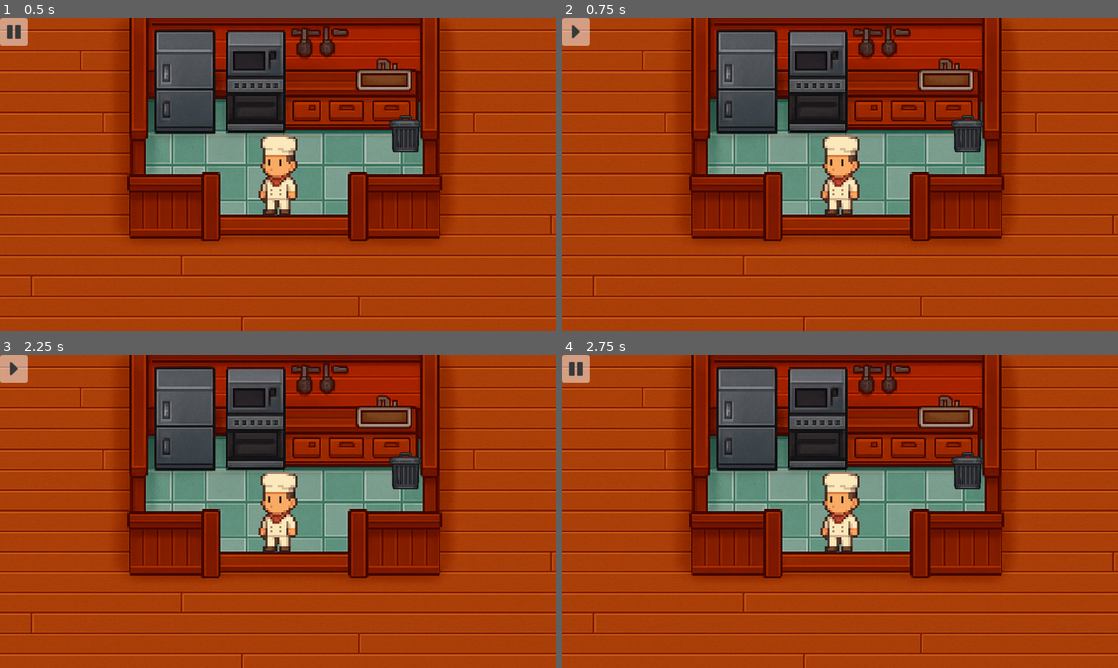
Above: before the commit, frames 1-4 (two rows, left to right).
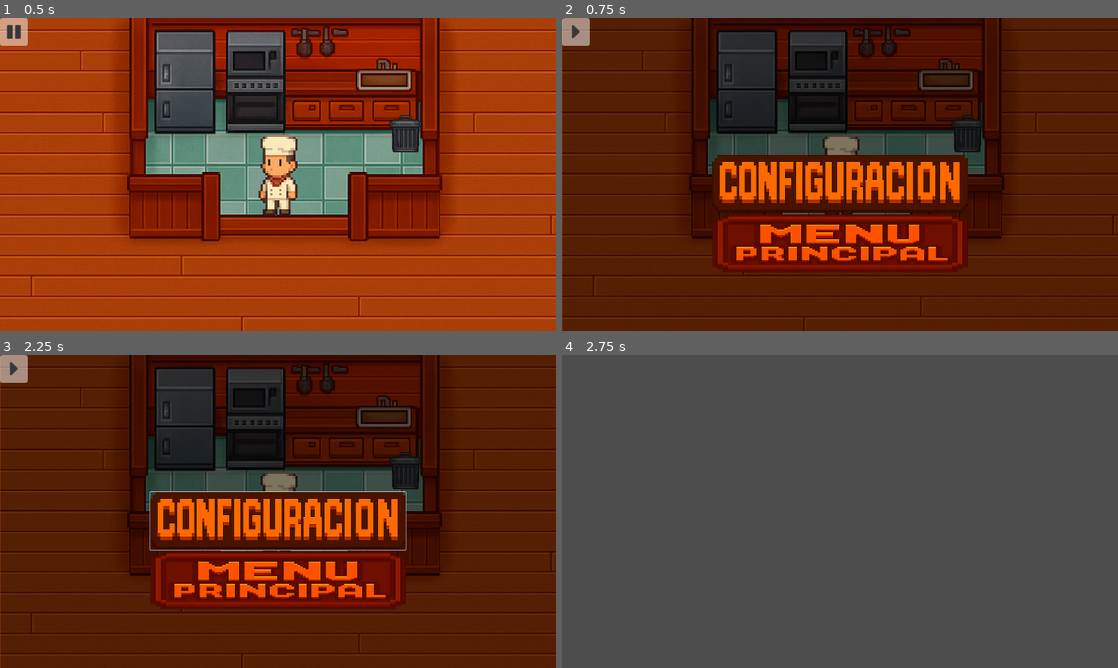
Above: after the commit, the same moments.

Repository: AlanLeo32/Rush---Dine
Game: Godot game, scene res://noche.tscn
Same seed, same stepped clock (60 frames per second), same inputs: the game is played once before the commit and once after it. This scene is started directly instead of the project's main scene.
Inputs (mouse positions are in pixels of both pictures, inside the frame that each line leads up to):
- Up to frame 1 (0.5 s): no input
- Up to frame 2 (0.75 s): click (573, 30) at 0.5 s
- Up to frame 3 (2.25 s): click (11, 367) at 1.27 s; tap Enter (ui_accept) at 2 s; move the mouse to (400, 495) at 2.02 s; hold Right (ui_right) from 2.03 s (still down); click (400, 495) at 2.17 s
- Up to frame 4 (2.75 s): keep holding Right (ui_right); tap Enter (ui_accept) at 2.27 s

Frame 1 is identical in both runs. In frame 2, 96% of the frame differs, in the area x 0-100%, y 0-100%; in frame 3, 96%; in frame 4, 96%.

Commit message:
MenuPausa

Diff:
--- a/rush-n-dine/BotonPausa.gd
+++ b/rush-n-dine/BotonPausa.gd
@@ -1,41 +1,34 @@
 extends CanvasLayer
 
-@onready var boton := $BotonPausa
-
+@onready var boton := $LogicaPausa/BotonPausa
+@onready var boton_config := $MenuPausa/VBoxContainer/Configuracion
+@onready var boton_menu_principal := $MenuPausa/VBoxContainer/MenuPrincipal
+@onready var menu_pausa := $MenuPausa
+@onready var icono :=boton
+@onready var fondo_opaco := $fondoMenu
 var textura_pausa := preload("res://Sprites/BotonPausa.png")
 var textura_play := preload("res://Sprites/BotonDesapausar.png")
 
+
+
 func _ready():
-	# Asegurarse de que la señal no esté ya conectada
-	if boton.pressed.is_connected(_on_texture_button_pressed):
-		boton.pressed.disconnect(_on_texture_button_pressed)  # Desconectar la señal previamente conectada
+	menu_pausa.visible = false  # Asegura que el menú no se vea al inicio
+	# Asignamos la textura inicial
+	boton_config.disabled = false
+	boton_menu_principal.disabled = false
+	# Aseguramos la textura inicial del ícono
+	icono.texture_normal = textura_pausa
+	if not boton.pressed.is_connected(_on_logica_pausa_pressed):
+		boton.pressed.connect(_on_logica_pausa_pressed)
 
-	# Conectar la señal correctamente
-	boton.pressed.connect(_on_texture_button_pressed)
 
-	# Asignamos la textura inicial
-	boton.texture_normal = textura_pausa  # La imagen inicial de "Pausa"
 
-func _on_texture_button_pressed():
-	print("Botón presionado")
-
-	# Alternar el estado de pausa
-	get_tree().paused = not get_tree().paused
-
-	# Cambiar la textura dependiendo del estado de pausa
-	if get_tree().paused:
-		print("Juego pausado")
-		boton.texture_normal = textura_play  # Cambiar a la textura de "Despausar"
-	else:
-		print("Juego despausado")
-		boton.texture_normal = textura_pausa  # Cambiar a la textura de "Pausa"
 
 # Detectar entradas globales (teclado, ratón)
 func _input(event: InputEvent):
-	if get_tree().paused:
+	#if get_tree().paused:
 		# Si el juego está pausado, ignoramos la entrada
-		return
-
+		#return
 	# Si no está pausado, procesamos la entrada normalmente
 	if event is InputEventKey:
 		if event.pressed:
@@ -44,3 +37,37 @@
 	elif event is InputEventMouseButton:
 		if event.pressed:
 			print("Botón de ratón presionado: " + str(event.button_index))
+
+
+func _on_configuracion_pressed() -> void:
+	get_tree().change_scene_to_file("res://pantalla_configuracion.tscn")
+
+
+func _on_menu_principal_pressed() -> void:
+	print("Volver al menú principal")
+	get_tree().paused = false
+	get_tree().change_scene_to_file("res://menu_principal.tscn")
+
+
+
+
+func _on_logica_pausa_pressed() -> void:
+	print("Botón presionado")
+
+	# Alternar pausa
+	get_tree().paused = not get_tree().paused
+
+	if get_tree().paused:
+		print("Juego pausado")
+		icono.texture_normal = textura_play
+		icono.texture_pressed = textura_play
+		icono.texture_hover = textura_play
+		menu_pausa.visible = true
+		fondo_opaco.visible = true
+	else:
+		print("Juego despausado")
+		icono.texture_normal = textura_pausa
+		icono.texture_pressed = textura_pausa
+		icono.texture_hover = textura_pausa
+		menu_pausa.visible = false
+		fondo_opaco.visible = false
--- a/rush-n-dine/noche.tscn
+++ b/rush-n-dine/noche.tscn
@@ -17,6 +17,9 @@
 [ext_resource type="Texture2D" uid="uid://y0qom7iku66k" path="res://Sprites/TachoCerrado.png" id="15_l2i0l"]
 [ext_resource type="Script" uid="uid://b327unn4ut4i2" path="res://BotonPausa.gd" id="16_lvlro"]
 [ext_resource type="Texture2D" uid="uid://cau2iartj02r2" path="res://Sprites/BotonPausa.png" id="17_1ji4q"]
+[ext_resource type="Texture2D" uid="uid://bbeivy4krqftu" path="res://Sprites/SpriteConfiguracion.png" id="18_lvlro"]
+[ext_resource type="Texture2D" uid="uid://dnmxqmk3m7uoh" path="res://Sprites/BotonDesapausar.png" id="18_nhjf1"]
+[ext_resource type="Texture2D" uid="uid://8nhr5ai416u" path="res://Sprites/SpriteMenuPrincipal.png" id="19_1ji4q"]
 
 [sub_resource type="RectangleShape2D" id="RectangleShape2D_vcooc"]
 size = Vector2(24.5714, 118)
@@ -53,6 +56,30 @@
 
 [sub_resource type="RectangleShape2D" id="RectangleShape2D_iyh7h"]
 size = Vector2(116, 102.5)
+
+[sub_resource type="StyleBoxTexture" id="StyleBoxTexture_1ji4q"]
+texture = ExtResource("18_lvlro")
+region_rect = Rect2(58.395, 400.284, 1416.16, 234.165)
+
+[sub_resource type="StyleBoxTexture" id="StyleBoxTexture_nhjf1"]
+texture = ExtResource("18_lvlro")
+region_rect = Rect2(58.3948, 400.284, 1416.16, 234.165)
+
+[sub_resource type="StyleBoxTexture" id="StyleBoxTexture_s073x"]
+texture = ExtResource("18_lvlro")
+region_rect = Rect2(58.395, 400.284, 1416.16, 234.165)
+
+[sub_resource type="StyleBoxTexture" id="StyleBoxTexture_upk0d"]
+texture = ExtResource("19_1ji4q")
+region_rect = Rect2(15.899, 286.335, 992.201, 478.659)
+
+[sub_resource type="StyleBoxTexture" id="StyleBoxTexture_q1pc4"]
+texture = ExtResource("19_1ji4q")
+region_rect = Rect2(15.8994, 286.335, 992.201, 478.659)
+
+[sub_resource type="StyleBoxTexture" id="StyleBoxTexture_kfo2o"]
+texture = ExtResource("19_1ji4q")
+region_rect = Rect2(15.899, 286.335, 992.201, 478.659)
 
 [node name="Noche" type="Node2D"]
 position = Vector2(-37, 44)
@@ -261,17 +288,80 @@
 shape = SubResource("RectangleShape2D_iyh7h")
 
 [node name="CanvasLayer2" type="CanvasLayer" parent="."]
+process_mode = 3
 layer = 100
 script = ExtResource("16_lvlro")
 
-[node name="BotonPausa" type="TextureButton" parent="CanvasLayer2"]
+[node name="LogicaPausa" type="Button" parent="CanvasLayer2"]
 process_mode = 3
-offset_right = 40.0
-offset_bottom = 40.0
+offset_right = 48.0
+offset_bottom = 48.0
 scale = Vector2(2, 2)
+flat = true
+
+[node name="BotonPausa" type="TextureButton" parent="CanvasLayer2/LogicaPausa"]
+process_mode = 3
+z_index = 1
+layout_mode = 1
+offset_right = 48.0
+offset_bottom = 48.0
 action_mode = 0
 texture_normal = ExtResource("17_1ji4q")
+texture_pressed = ExtResource("18_nhjf1")
+
+[node name="fondoMenu" type="ColorRect" parent="CanvasLayer2"]
+visible = false
+anchors_preset = 15
+anchor_right = 1.0
+anchor_bottom = 1.0
+offset_left = 1.0
+offset_right = 1.0
+grow_horizontal = 2
+grow_vertical = 2
+mouse_filter = 2
+color = Color(0, 0, 0, 0.501961)
+
+[node name="MenuPausa" type="Control" parent="CanvasLayer2"]
+layout_mode = 3
+anchors_preset = 15
+anchor_right = 1.0
+anchor_bottom = 1.0
+offset_top = 135.0
+offset_bottom = 135.0
+grow_horizontal = 2
+grow_vertical = 2
+
+[node name="VBoxContainer" type="VBoxContainer" parent="CanvasLayer2/MenuPausa"]
+layout_mode = 1
+anchors_preset = 8
+anchor_left = 0.5
+anchor_top = 0.5
+anchor_right = 0.5
+anchor_bottom = 0.5
+offset_left = -441.0
+offset_top = -202.0
+offset_right = 441.0
+offset_bottom = 202.0
+grow_horizontal = 2
+grow_vertical = 2
+mouse_filter = 0
+
+[node name="Configuracion" type="Button" parent="CanvasLayer2/MenuPausa/VBoxContainer"]
+custom_minimum_size = Vector2(882, 200)
+layout_mode = 2
+theme_override_styles/hover = SubResource("StyleBoxTexture_1ji4q")
+theme_override_styles/pressed = SubResource("StyleBoxTexture_nhjf1")
+theme_override_styles/normal = SubResource("StyleBoxTexture_s073x")
+
+[node name="MenuPrincipal" type="Button" parent="CanvasLayer2/MenuPausa/VBoxContainer"]
+custom_minimum_size = Vector2(882, 200)
+layout_mode = 2
+theme_override_styles/hover = SubResource("StyleBoxTexture_upk0d")
+theme_override_styles/pressed = SubResource("StyleBoxTexture_q1pc4")
+theme_override_styles/normal = SubResource("StyleBoxTexture_kfo2o")
 
 [connection signal="body_entered" from="Mesada" to="Tacho" method="_on_mesada_body_entered"]
 [connection signal="pressed" from="CanvasLayer/Interactuar" to="CharacterBodyCocinero2D" method="_on_interactuar_pressed"]
-[connection signal="pressed" from="CanvasLayer2/BotonPausa" to="CanvasLayer2" method="_on_texture_button_pressed"]
+[connection signal="pressed" from="CanvasLayer2/LogicaPausa" to="CanvasLayer2" method="_on_logica_pausa_pressed"]
+[connection signal="pressed" from="CanvasLayer2/MenuPausa/VBoxContainer/Configuracion" to="CanvasLayer2" method="_on_configuracion_pressed"]
+[connection signal="pressed" from="CanvasLayer2/MenuPausa/VBoxContainer/MenuPrincipal" to="CanvasLayer2" method="_on_menu_principal_pressed"]
Binary file added: rush-n-dine/Sprites/SpriteMenuPrincipal.png
Not shown, added: rush-n-dine/Sprites/SpriteMenuPrincipal.png.import
Not shown: 1 places in rush-n-dine/noche.tscn that only renumber resources
